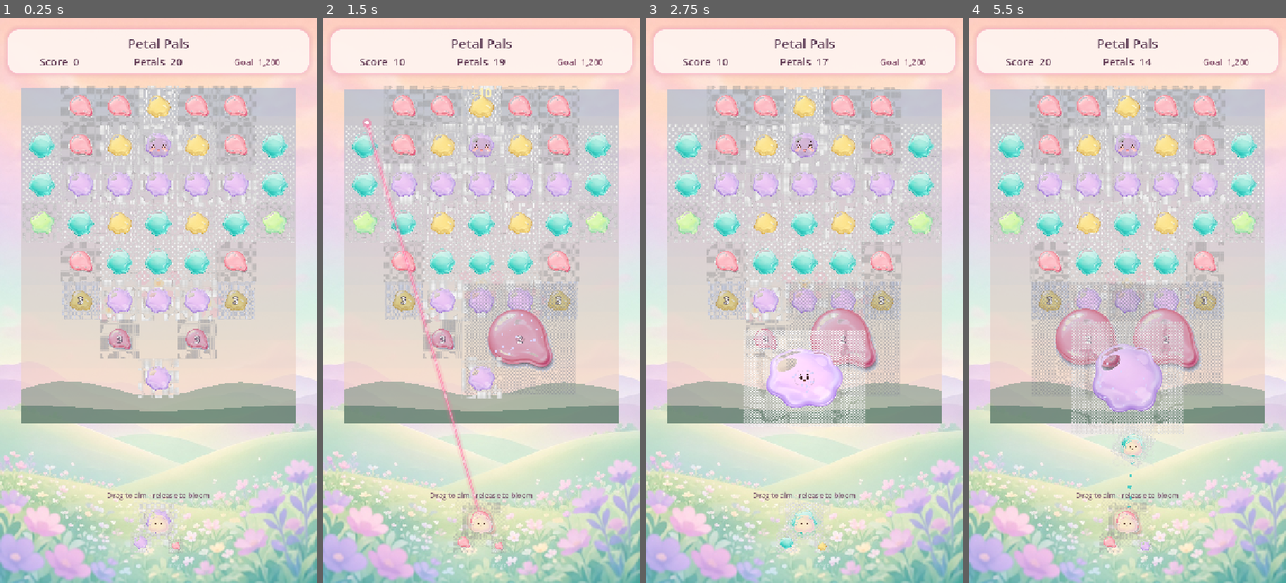
Above: before the commit, frames 1-4 (left to right).
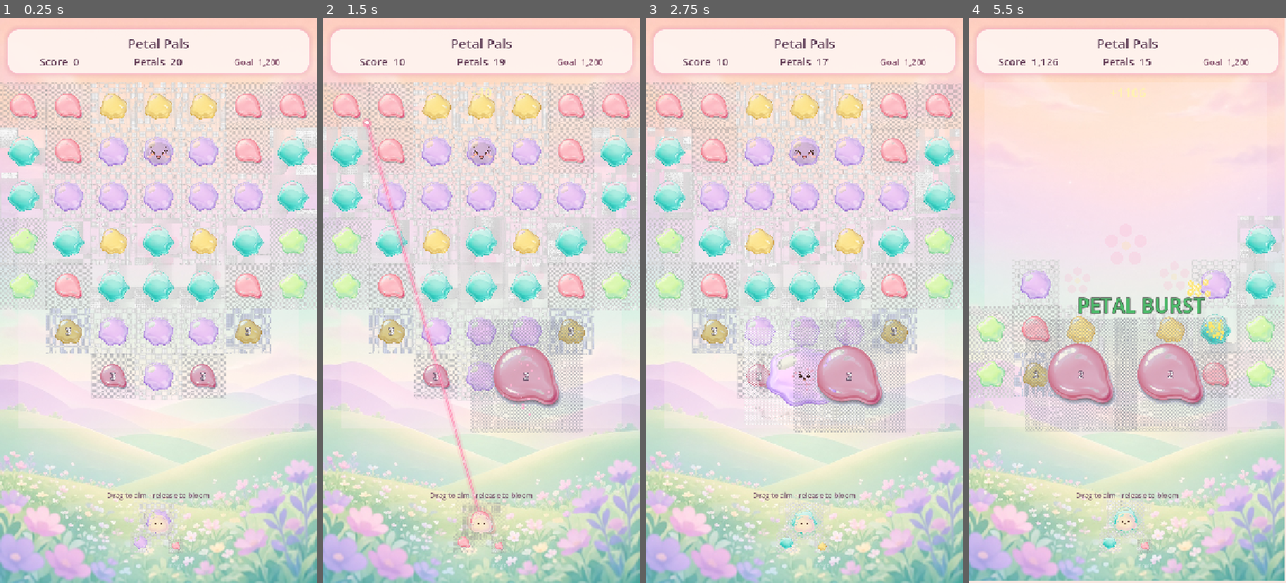
Above: after the commit, the same moments.

Repository: PakalTheGreat/PuzzleBloom
Game: Godot game, scene res://scenes/main.tscn
Same seed, same stepped clock (60 frames per second), same inputs: the game is played once before the commit and once after it.
Inputs (mouse positions are in pixels of both pictures, inside the frame that each line leads up to):
- Up to frame 1 (0.25 s): no input
- Up to frame 2 (1.5 s): tap Enter at 0.5 s; move the mouse to (551, 272) at 0.52 s; click (551, 272) at 0.67 s; drag from (418, 328) to (465, 413) at 1.27 s
- Up to frame 3 (2.75 s): move the mouse to (836, 176) at 2.02 s; click (836, 176) at 2.17 s
- Up to frame 4 (5.5 s): drag from (1111, 413) to (1032, 215) at 2.77 s; move the mouse to (1222, 385) at 3.52 s; click (1222, 385) at 3.67 s; drag from (1032, 215) to (1079, 159) at 4.27 s; move the mouse to (1143, 300) at 5.02 s; click (1143, 300) at 5.17 s

The runs differ from the first frame. In frame 1, 41% of the frame differs, in the area x 0-100%, y 11-72%; in frame 2, 41%; in frame 3, 41%; in frame 4, 52%, in the area x 0-100%, y 0-100%.

Commit message:
Petal Pals: remove grey overlay, bigger denser petals
Kill the placeholder hatch veil, enlarge cell/piece size, denser
blossom layout so the portrait feels filled and cute.

Diff:
--- a/scripts/data/level_data.gd
+++ b/scripts/data/level_data.gd
@@ -2,7 +2,7 @@
 extends Resource
 
 @export var level_id: String = "garden_01"
-@export var display_name: String = "Dawn Petals"
+@export var display_name: String = "Petal Pals"
 @export var shot_budget: int = 18
 @export var target_score: int = 1200
 @export var grid_cols: int = 7
@@ -17,17 +17,16 @@
 	data.shot_budget = 20
 	data.target_score = 1200
 	data.grid_cols = 7
-	data.grid_rows = 8
+	data.grid_rows = 7
 	data.rng_seed = 24011
-	# Tight cute blossom — larger pieces, less void, open violet lane into AoE hero.
+	# Dense cute blossom — fill the portrait, open violet path into hero AoE.
 	data.layout = PackedStringArray([
-		".", "R", "R", "S", "R", "R", ".",
-		"A", "R", "S", "VX", "S", "R", "A",
+		"R", "R", "S", "S", "S", "R", "R",
+		"A", "R", "V", "VX", "V", "R", "A",
 		"A", "V", "V", "V", "V", "V", "A",
 		"L", "A", "S", "A", "S", "A", "L",
-		".", "R", "A", "A", "A", "R", ".",
+		"L", "R", "A", "A", "A", "R", "L",
 		".", "S2", "V", "V", "V", "S2", ".",
-		".", ".", "R2", ".", "R2", ".", ".",
-		".", ".", ".", "V", ".", ".", ".",
+		".", ".", "R2", "V", "R2", ".", ".",
 	])
 	return data
--- a/scripts/entities/block.gd
+++ b/scripts/entities/block.gd
@@ -4,7 +4,8 @@
 signal damaged(remaining: int)
 signal destroyed(block: BlockEntity, reason: String)
 
-const SIZE := 92.0
+const SIZE := 108.0
+
 
 @export var bloom_color: BlockDefs.BloomColor = BlockDefs.BloomColor.ROSE
 @export var kind: BlockDefs.BlockKind = BlockDefs.BlockKind.COMMON
--- a/scripts/systems/block_controller.gd
+++ b/scripts/systems/block_controller.gd
@@ -5,8 +5,8 @@
 signal cluster_cleared(count: int)
 signal resolution_finished(payload: Dictionary)
 
-const CELL := 88.0
-var origin: Vector2 = Vector2(96, 210)
+const CELL := 102.0
+var origin: Vector2 = Vector2(54, 190)
 
 var block_scene: PackedScene
 var blocks_root: Node2D
--- a/scripts/systems/collision_system.gd
+++ b/scripts/systems/collision_system.gd
@@ -4,7 +4,8 @@
 ## Resolves projectile ↔ block hits and flood-fill match groups.
 
 const MATCH_MIN := 2 ## projectile + 1 neighbor OR 2+ connected same color after settle
-const NEIGHBOR_DIST := 96.0
+const NEIGHBOR_DIST := 112.0
+
 
 
 func find_cluster(origin: BlockEntity, all_blocks: Array[BlockEntity]) -> Array[BlockEntity]:
--- a/scripts/systems/reveal_controller.gd
+++ b/scripts/systems/reveal_controller.gd
@@ -1,7 +1,7 @@
 class_name RevealController
 extends Node2D
 
-## Progressive illustration under the blocks — garden dawn vignette painted procedurally.
+## Soft garden illustration under the petals — NO grey placeholder frame.
 
 var total_cells: int = 1
 var cleared: int = 0
@@ -10,7 +10,7 @@
 func _ready() -> void:
 	_noise = FastNoiseLite.new()
 	_noise.seed = 77
-	_noise.frequency = 0.035
+	_noise.frequency = 0.04
 	z_index = -5
 	queue_redraw()
 
@@ -27,61 +27,27 @@
 	return clampf(float(cleared) / float(total_cells), 0.0, 1.0)
 
 func _draw() -> void:
-	var rect := Rect2(48, 160, 624, 760)
 	var p := progress()
-	# Dim veil that lifts as blocks clear
-	var veil := 0.55 - p * 0.5
-	draw_rect(rect, Color(1.0, 0.92, 0.9, veil))
+	var rect := Rect2(40, 150, 640, 780)
+	# Soft mist that lifts — pastel, never grey mesh
+	var mist_a := 0.28 * (1.0 - p)
+	if mist_a > 0.02:
+		draw_rect(rect, Color(1.0, 0.94, 0.96, mist_a))
+	# Gentle painted blooms appear as you clear
+	var a := 0.15 + p * 0.7
+	_draw_flower(Vector2(360, 520), 34.0 + p * 28.0, a)
+	_draw_flower(Vector2(250, 600), 22.0 + p * 16.0, a * 0.9)
+	_draw_flower(Vector2(470, 590), 24.0 + p * 18.0, a * 0.9)
+	if p > 0.35:
+		for i in int(lerp(3.0, 18.0, p)):
+			var nx := _noise.get_noise_2d(float(i * 19), 2.0)
+			var ny := _noise.get_noise_2d(4.0, float(i * 11))
+			var sp := rect.position + Vector2((nx * 0.5 + 0.5) * rect.size.x, (ny * 0.5 + 0.5) * rect.size.y)
+			draw_circle(sp, 2.0 + float(i % 3), Color(1, 0.85, 0.95, (p - 0.35) * 0.8))
 
-	# Soft painted garden (always under veil)
-	_draw_sky(rect, p)
-	_draw_hills(rect, p)
-	_draw_flower(rect.position + Vector2(rect.size.x * 0.5, rect.size.y * 0.58), 38.0 + p * 22.0, p)
-	_draw_flower(rect.position + Vector2(rect.size.x * 0.32, rect.size.y * 0.66), 22.0 + p * 12.0, p)
-	_draw_flower(rect.position + Vector2(rect.size.x * 0.68, rect.size.y * 0.64), 26.0 + p * 14.0, p)
-
-	# Sparkle dust when nearly clear
-	if p > 0.45:
-		var spark_n := int(lerp(4.0, 28.0, p))
-		for i in spark_n:
-			var nx := _noise.get_noise_2d(float(i * 17), 3.0)
-			var ny := _noise.get_noise_2d(9.0, float(i * 13))
-			var sp := rect.position + Vector2((nx * 0.5 + 0.5) * rect.size.x, (ny * 0.5 + 0.5) * rect.size.y)
-			var a := (p - 0.45) * 1.6
-			draw_circle(sp, 2.0 + (i % 3), Color(1, 0.95, 0.75, a * 0.55))
-
-func _draw_sky(rect: Rect2, p: float) -> void:
-	var top := Color(0.35, 0.55, 0.72, 0.35 + p * 0.45)
-	var bot := Color(0.95, 0.72, 0.55, 0.25 + p * 0.4)
-	for i in 12:
-		var t := float(i) / 12.0
-		var y0 := rect.position.y + rect.size.y * t
-		var y1 := rect.position.y + rect.size.y * (t + 1.0 / 12.0)
-		draw_rect(Rect2(rect.position.x, y0, rect.size.x, y1 - y0), top.lerp(bot, t))
-
-func _draw_hills(rect: Rect2, p: float) -> void:
-	var base_y := rect.end.y - 40.0
-	var pts := PackedVector2Array([Vector2(rect.position.x, rect.end.y), Vector2(rect.end.x, rect.end.y)])
-	for i in 16:
-		var t := float(i) / 15.0
-		var x := rect.position.x + rect.size.x * t
-		var h := 70.0 + sin(t * TAU * 1.5) * 28.0 + _noise.get_noise_1d(t * 40.0) * 20.0
-		pts.insert(pts.size() - 1, Vector2(x, base_y - h * (0.55 + p * 0.45)))
-	draw_colored_polygon(pts, Color(0.18, 0.42, 0.34, 0.35 + p * 0.45))
-	# Front hill
-	var pts2 := PackedVector2Array([Vector2(rect.position.x, rect.end.y), Vector2(rect.end.x, rect.end.y)])
-	for i in 12:
-		var t := float(i) / 11.0
-		var x := rect.position.x + rect.size.x * t
-		var h := 40.0 + cos(t * TAU) * 16.0
-		pts2.insert(pts2.size() - 1, Vector2(x, base_y - h * (0.4 + p * 0.5) + 20.0))
-	draw_colored_polygon(pts2, Color(0.14, 0.34, 0.28, 0.4 + p * 0.4))
-
-func _draw_flower(center: Vector2, radius: float, p: float) -> void:
-	var a := 0.2 + p * 0.75
+func _draw_flower(center: Vector2, radius: float, a: float) -> void:
 	for i in 5:
 		var ang := -PI * 0.5 + TAU * float(i) / 5.0
 		var tip := center + Vector2(cos(ang), sin(ang)) * radius
-		draw_circle(tip, radius * 0.42, Color(1.0, 0.55, 0.72, a))
-	draw_circle(center, radius * 0.32, Color(1.0, 0.85, 0.35, a))
-	draw_circle(center, radius * 0.14, Color(1.0, 0.55, 0.2, a))
+		draw_circle(tip, radius * 0.42, Color(1.0, 0.6, 0.75, a))
+	draw_circle(center, radius * 0.3, Color(1.0, 0.88, 0.45, a))
